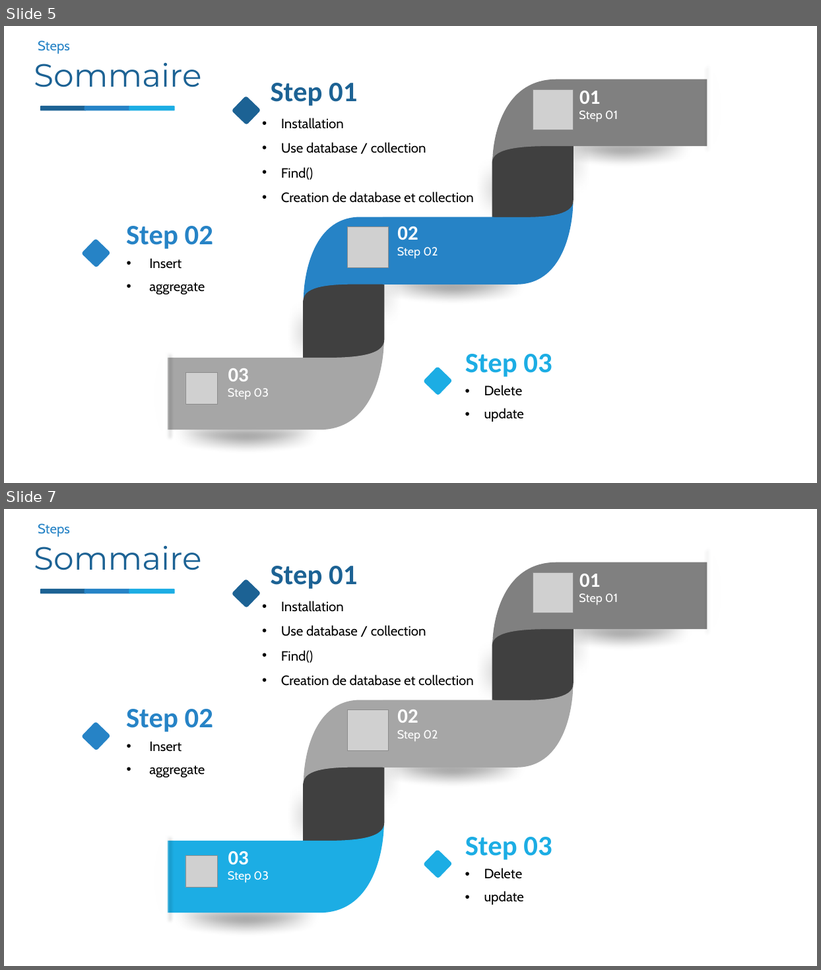
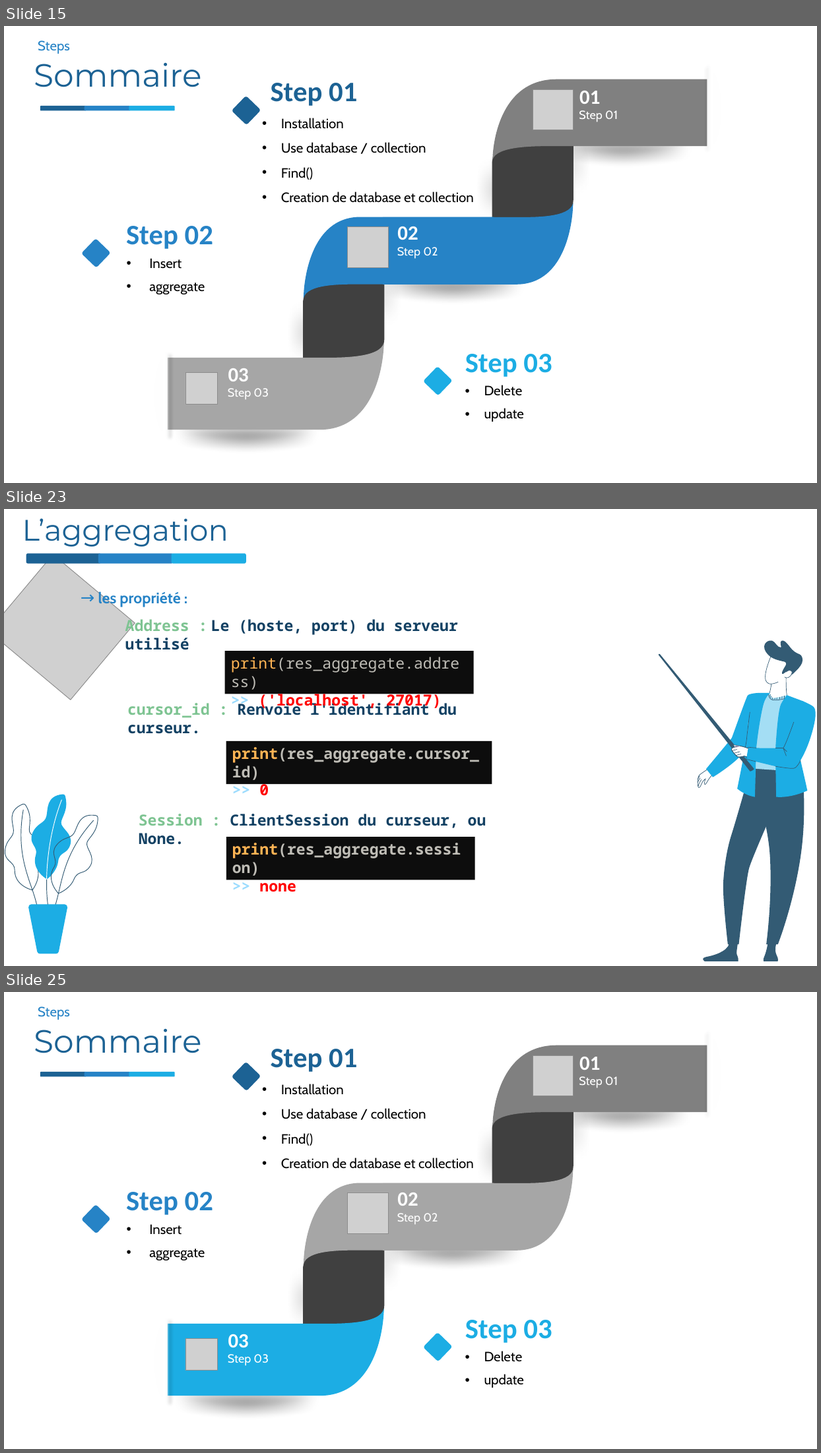
Before and after one commit to nourddine-benyahya/presentation-mongodb-python-todoapp-application, a slide deck: presontation mongodb&python/python&mongodb.pptx. Shown one above the other, each under a label of ours: slides 5 and 7 before the commit, slides 15, 23 and 25 after it; the slides between them are not shown. The pictures are 821x970 and 821x1453 pixels, drawn with LibreOffice and Linux fonts; fonts in the diff are those of the drawing; grey boxes stand for pictures; background and template pictures are left out. Boxes give left, top, right and bottom in pixels: in the first picture for what was removed or moved away, otherwise in the second. Text is boxed around its words. In the diff, an @@ line names an element or a change of style, - is before the commit and + after.

```diff
--- a/presontation mongodb&python/python&mongodb.pptx
+++ b/presontation mongodb&python/python&mongodb.pptx
@@ slide 23 added at (4,509,817,966), background picture (left out) @@
@@ text added at (22,518,228,547), 35 pt, text #1C6294 @@
+L’aggregation
@@ picture added at (4,555,135,700) @@
@@ rounded rectangle added at (26,553,101,564), fill #1C6294 @@
@@ rounded rectangle added at (98,553,174,564), fill #2683C6 @@
@@ rounded rectangle added at (171,553,246,564), fill #1CADE4 @@
@@ text added at (98,590,180,607), 18 pt, text #2683C6, bold @@
+→ les propriété :
@@ text added at (125,617,458,650), 18 pt, text #134163, bold @@
+Address : Le (hoste, port) du serveur utilisé
@@ rectangle added at (225,651,474,694), fill #0D0D0D, 18 pt, text #BFBDB6 @@
+print(res_aggregate.address)
+>> ('localhost', 27017)
@@ text added at (127,701,457,734), 18 pt, text #134163, bold @@
+cursor_id : Renvoie l'identifiant du curseur.
@@ group added at (659,641,816,962): 44 freeform shapes @@
@@ rectangle added at (226,741,492,785), fill #0D0D0D, 18 pt, text #BFBDB6, bold @@
+print(res_aggregate.cursor_id)
+>> 0
@@ text added at (139,814,486,845), 18 pt, text #134163, bold @@
+Session : ClientSession du curseur, ou None.
@@ rectangle added at (226,837,475,881), fill #0D0D0D, 18 pt, text #BFBDB6, bold @@
+print(res_aggregate.session)
+>> none
@@ group added at (5,795,98,955): 8 freeform shapes @@
@@ what was slide 5 is now slide 15 @@
@@ what was slide 7 is now slide 25 @@
```
Also in this commit, not shown: 19 other slides added, 2 slides removed.
